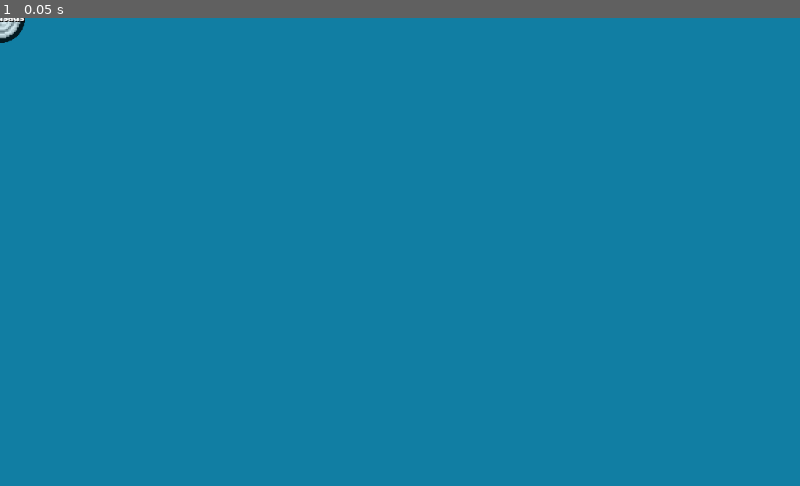
Above: before the commit, frame 1.
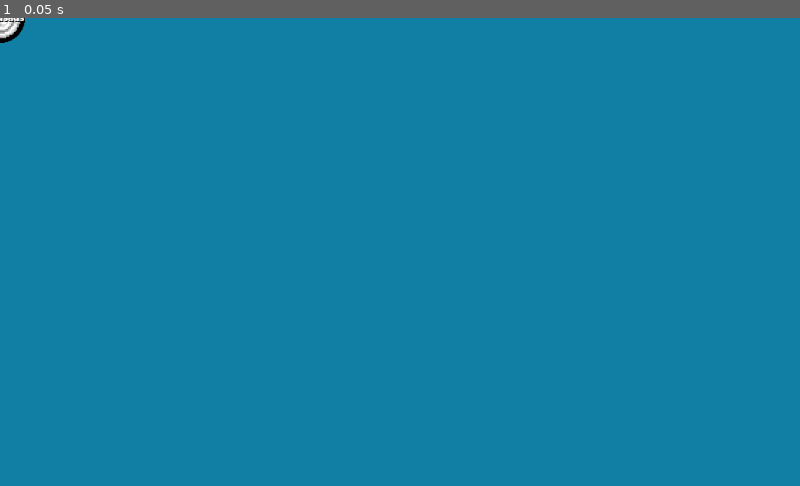
Above: after the commit, the same moment.

Repository: kybek/disconnect
Game: Godot game, scene res://src/stone.tscn
Same seed, same stepped clock (60 frames per second), same inputs: the game is played once before the commit and once after it. This scene is started directly instead of the project's main scene. The engine's default icon, where the game draws it, is replaced by a stand-in: a white triangle on a blue panel in a dark square.
Inputs:
- Up to frame 1 (0.05 s): no input

The runs differ from the first frame. In frame 1, 0.1% of the frame differs, in the area x 0-4%, y 0-6%.

Commit message:
Added move animation

Diff:
--- a/src/board.gd
+++ b/src/board.gd
@@ -78,8 +78,19 @@
 
 	stone.get_node("by_who").text = by_who
 	stone.get_node("id").text = str(id)
-	stone.position = Vector2(col * 64 + 32, row * 64 + 32)
+	stone.position = Vector2(col * 64 + 32, 0.0);
 	stone.get_node("sprite").modulate = color
+	stone.show_behind_parent = true
+	stone.get_node("tween").interpolate_property(
+		stone,
+		"position",
+		Vector2(col * 64.0 + 32.0, 0.0),
+		Vector2(col * 64 + 32, row * 64 + 32),
+		0.3,
+		Tween.TRANS_LINEAR,
+		Tween.EASE_IN_OUT
+	)
+
 	add_child(stone)
 	stones[row][col] = stone
 
@@ -89,6 +100,8 @@
 		emit_signal("increased_score", id)
 
 	moves.append([row, col])
+
+	stone.get_node("tween").start()
 
 	return true
 
--- a/src/round.shader
+++ b/src/round.shader
@@ -10,7 +10,7 @@
 		COLOR = vec4(texture(TEXTURE, UV).xyz, 0.0);
 	}
 	else {
-		COLOR = vec4(texture(TEXTURE, UV).xyz, 0.8);
+		COLOR = vec4(texture(TEXTURE, UV).xyz, 1.0);
 	}
 // To discard the original texture
 //	if (dist > radius) {
--- a/src/stone.tscn
+++ b/src/stone.tscn
@@ -37,3 +37,5 @@
 visible = false
 margin_right = 40.0
 margin_bottom = 14.0
+
+[node name="tween" type="Tween" parent="."]
--- a/src/world.tscn
+++ b/src/world.tscn
@@ -2,9 +2,9 @@
 
 [ext_resource path="res://src/crt_scrolling.shader" type="Shader" id=1]
 [ext_resource path="res://icon.png" type="Texture" id=2]
-[ext_resource path="res://assets/board_tile_2.png" type="Texture" id=3]
-[ext_resource path="res://src/highlight.shader" type="Shader" id=4]
-[ext_resource path="res://src/board.tscn" type="PackedScene" id=5]
+[ext_resource path="res://src/board.tscn" type="PackedScene" id=3]
+[ext_resource path="res://assets/board_tile_2.png" type="Texture" id=4]
+[ext_resource path="res://src/highlight.shader" type="Shader" id=5]
 [ext_resource path="res://src/score.gd" type="Script" id=6]
 [ext_resource path="res://assets/background.png" type="Texture" id=7]
 
@@ -35,22 +35,22 @@
 texture = ExtResource( 2 )
 expand = true
 
+[node name="board" parent="." instance=ExtResource( 3 )]
+
 [node name="background" type="TextureRect" parent="."]
 margin_right = 1024.0
 margin_bottom = 600.0
-texture = ExtResource( 3 )
+texture = ExtResource( 4 )
 stretch_mode = 2
 
 [node name="highlight" type="TextureRect" parent="background"]
-material = SubResource( 2 )
+material = SubResource( 3 )
 margin_right = 40.0
 margin_bottom = 40.0
 texture = ExtResource( 2 )
 stretch_mode = 2
 
 [node name="players" type="Node2D" parent="."]
-
-[node name="board" parent="." instance=ExtResource( 5 )]
 
 [node name="turns" type="Node2D" parent="."]
 
Not shown: 1 places in src/world.tscn that only renumber resources
